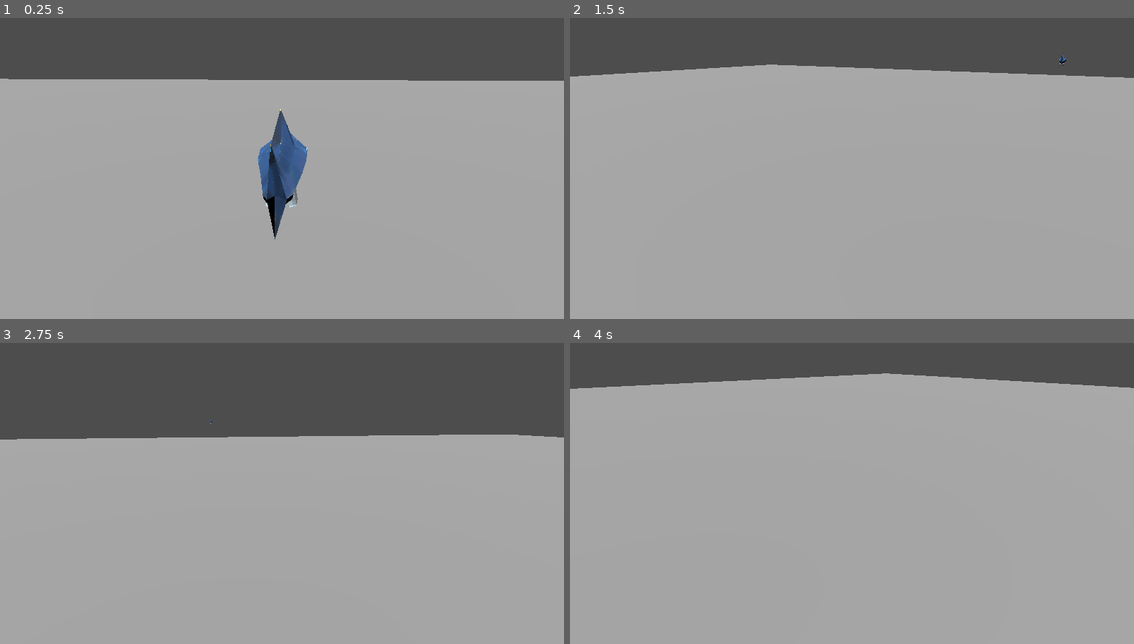
Above: before the commit, frames 1-4 (two rows, left to right).
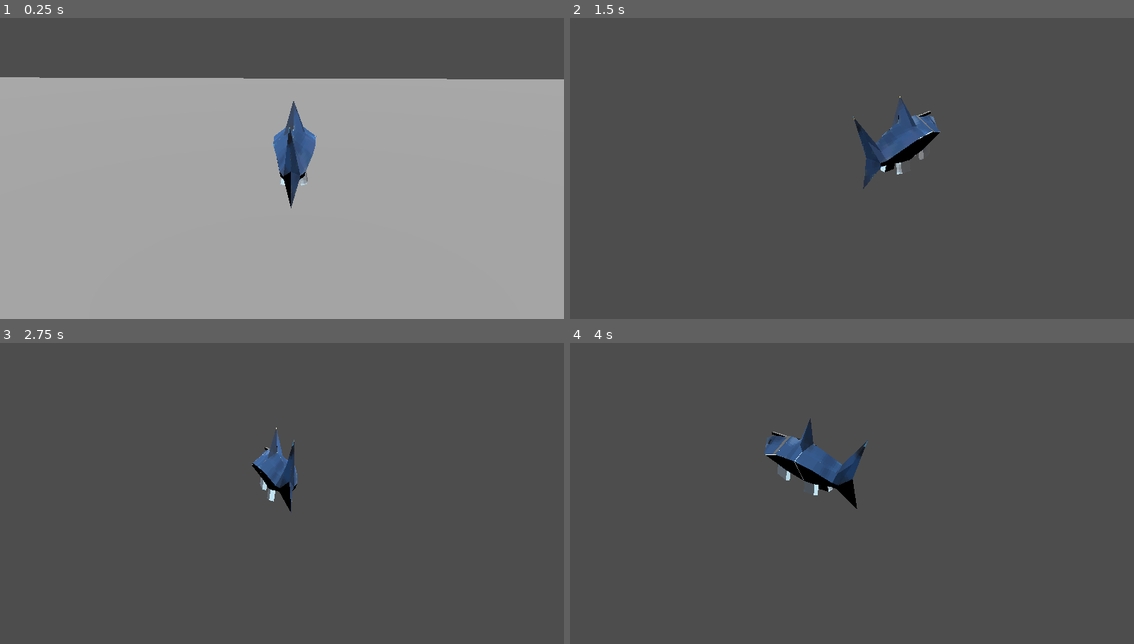
Above: after the commit, the same moments.

Repository: wallysaurus/shark-gaem
Game: Godot game, scene res://camera_3d.tscn
Two runs of this game, one before a commit and one after it. Both use one fixed random seed, a clock stepped at 60 frames per second and the inputs below.
Inputs (mouse positions are in pixels of both pictures, inside the frame that each line leads up to):
- Up to frame 1 (0.25 s): no input
- Up to frame 2 (1.5 s): tap Enter (ui_accept) at 0.5, 0.77 s; move the mouse to (880, 159) at 0.52 s; hold F 0.53-1.28 s; hold W from 0.53 s (still down); click (880, 159) at 0.67 s; move the mouse to (823, 162) at 1.27 s; tap Space at 1.35 s
- Up to frame 3 (2.75 s): keep holding W; tap Enter (ui_accept) at 1.52, 2 s; move the mouse to (293, 481) at 2.02 s; hold F from 2.03 s (still down)
- Up to frame 4 (4 s): keep holding W; tap Enter (ui_accept) at 2.75, 3.02, 3.5, 3.77 s; move the mouse to (846, 490) at 2.77 s; release F at 2.78 s; tap Space at 2.85 s; click (846, 490) at 2.92 s; move the mouse to (891, 490) at 3.52 s; hold F from 3.53 s (still down)

The runs differ from the first frame. In frame 1, 2.6% of the frame differs, in the area x 0-100%, y 19-74%; in frame 2, 82%; in frame 3, 69%; in frame 4, 87%, in the area x 0-100%, y 10-100%.

Commit message:
camera chnages

Diff:
--- a/GodotProject/camera_3d.tscn
+++ b/GodotProject/camera_3d.tscn
@@ -30,24 +30,24 @@
 script = ExtResource("5_lsy7m")
 
 [node name="SpringArm3D" type="SpringArm3D" parent="CharacterBody3D/Shark"]
-transform = Transform3D(-4.37114e-08, 0, -1, 0, 1, 0, 1, 0, -4.37114e-08, -0.44, 0.57, 0.095)
+transform = Transform3D(-4.37114e-08, 0, -1, 0, 1, 0, 1, 0, -4.37114e-08, 0.45676, -0.0424623, 0.095)
 script = ExtResource("3_qqu3t")
 
 [node name="Camera3D" type="Camera3D" parent="."]
-transform = Transform3D(0.998464, -0.0152516, 0.0532624, 0, 0.961359, 0.275284, -0.0554033, -0.274861, 0.959882, 0.186951, 0.966247, 3.00627)
+transform = Transform3D(0.998464, -0.0152516, 0.0532624, 0, 0.961359, 0.275284, -0.0554033, -0.274861, 0.959882, 0.0923679, 0.966247, 3.57671)
 keep_aspect = 0
-fov = 74.9666
+fov = 74.0184
 
 [node name="PhantomCameraHost" type="Node" parent="Camera3D"]
 script = ExtResource("4_yldkg")
 
 [node name="PhantomCamera3D" type="Node3D" parent="."]
-transform = Transform3D(0.998464, -0.0152516, 0.0532624, 0, 0.961359, 0.275284, -0.0554033, -0.274861, 0.959882, 0.186951, 0.966247, 3.00627)
+transform = Transform3D(0.998464, -0.0152516, 0.0532624, 0, 0.961359, 0.275284, -0.0554033, -0.274861, 0.959882, 0.0923679, 0.966247, 3.57671)
 script = ExtResource("6_apoac")
 priority_override = false
 priority = 345
 follow_mode = 6
-follow_target = NodePath("../CharacterBody3D/CollisionShape3D")
+follow_target = NodePath("../CharacterBody3D/Shark")
 follow_parameters/spring_arm/spring_length = 3.51
 follow_parameters/spring_arm/collision_mask = 1
 follow_parameters/spring_arm/shape = null
